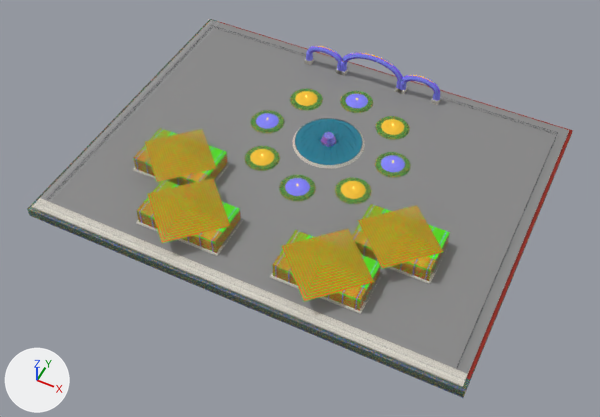
What one commit did to the glTF model assets/hero_landmarks_ultra/ultra_lm_14_vuon_hoa_tp.glb.
Before and after are seen from a 50 mm lens placed at (77.8, -164.0, 184.0), pointed at (1.8, -11.9, -6.0). Every picture has the same lights, and +X, +Y and +Z are marked at lower left. The older version comes first. Vertices at exactly the same position are counted once.

Script lines for the objects in view, before the commit:
```python
ob_botanical_granite_promenade = bpy.data.objects.new('Botanical_Granite_Promenade', me_botanical_granite_promenade)
ob_botanical_granite_promenade.location = (0.0, 0.0, 0.0)
ob_concentric_hedges_and_pines = bpy.data.objects.new('Concentric_Hedges_And_Pines', me_concentric_hedges_and_pines)
ob_concentric_hedges_and_pines.location = (0.0, 0.0, 0.0)
ob_crimson_floral_arches_and_beds = bpy.data.objects.new('Crimson_Floral_Arches_And_Beds', me_crimson_floral_arches_and_beds)
ob_crimson_floral_arches_and_beds.location = (0.0, 0.0, 0.0)
ob_fountain_basin_and_jets = bpy.data.objects.new('Fountain_Basin_And_Jets', me_fountain_basin_and_jets)
ob_fountain_basin_and_jets.location = (0.0, 0.0, 0.0)
ob_orchid_greenhouse_glass = bpy.data.objects.new('Orchid_Greenhouse_Glass', me_orchid_greenhouse_glass)
ob_orchid_greenhouse_glass.location = (0.0, 0.0, 0.0)
# also in view: 'Golden_Floral_Tapestry' at (0.0, 19.6, 6.3); 'FoundationSkirt_Minus3m' at (0.0, 0.0, -1.5); 'Botanical_Fence_And_Balustrades' at (0.0, 0.0, 1.1)
```
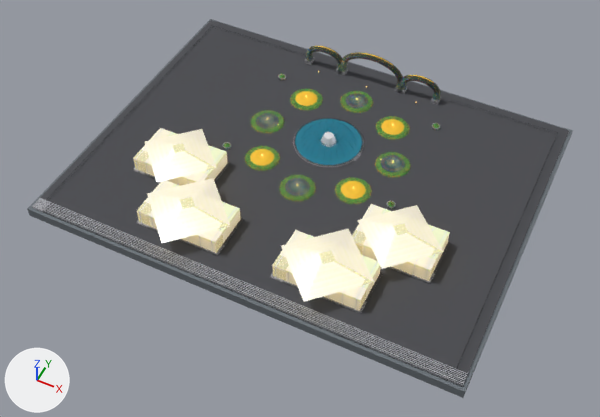
Changed parts and their boxes (x1, y1, x2, y2) in the pictures (600 x 417 px):
'Orchid_Greenhouse_Glass', surface changed, recoloured (yellow to white)
    both: (133, 128, 450, 311)
'Concentric_Hedges_And_Pines', surface changed
    both: (244, 89, 411, 204)
'Crimson_Floral_Arches_And_Beds', surface changed
    both: (256, 46, 440, 196)
part 1 of me_botanical_granite_promenade, recoloured (darker)
    both: (32, 20, 569, 387)

What changed in the scene script:
```text
Add img_image_14:
    img_image_14 = load_image('Image_14', '_unpacked/Image_14', 1024, 1024, 'Non-Color')
Add img_image_12:
    img_image_12 = load_image('Image_12', '_unpacked/Image_12', 1024, 1024, 'sRGB')
Add img_image_13:
    img_image_13 = load_image('Image_13', '_unpacked/Image_13', 1024, 1024, 'Non-Color')
Add img_image_6:
    img_image_6 = load_image('Image_6', '_unpacked/Image_6', 1024, 1024, 'Non-Color')
Add img_image_10:
    img_image_10 = load_image('Image_10', '_unpacked/Image_10', 1024, 1024, 'Non-Color')
Add img_image_9:
    img_image_9 = load_image('Image_9', '_unpacked/Image_9', 1024, 1024, 'Non-Color')
Add img_image_8:
    img_image_8 = load_image('Image_8', '_unpacked/Image_8', 1024, 1024, 'sRGB')
Add mat_pbr1024_orchid_conservatory_glass_blend085:
    mat_pbr1024_orchid_conservatory_glass_blend085 = bpy.data.materials.new('PBR1024_Orchid_Conservatory_Glass_Blend085')
    # colours: yellow #b39e6a
    # uses the picture img_image_12
    # uses the picture img_image_13
    # uses the picture img_image_14
Add mat_pbr1024_floralarch_crimson_blossoms:
    mat_pbr1024_floralarch_crimson_blossoms = bpy.data.materials.new('PBR1024_FloralArch_Crimson_Blossoms')
    # uses the picture img_image_4
    # uses the picture img_image_5
    # uses the picture img_image_6
Add mat_pbr1024_botanical_promenade_wetgranite:
    mat_pbr1024_botanical_promenade_wetgranite = bpy.data.materials.new('PBR1024_Botanical_Promenade_WetGranite')
    # uses the picture img_image_10
    # uses the picture img_image_8
    # uses the picture img_image_9
Change me_botanical_granite_promenade:
    used by ob_botanical_granite_promenade; location = (0.0, 0.0, 0.0)
    remove me_botanical_granite_promenade.from_pydata(...)  # 152 vertices, 174 faces; spans x -67.0..67.0, y -52.0..52.0, z 0.0..1.9
    add me_botanical_granite_promenade.from_pydata(...)  # 252 vertices, 318 faces; spans x -67.0..67.0, y -52.0..52.0, z 0.0..1.9
    me_botanical_granite_promenade part 1: 174 faces spanning x -67.0..67.0, y -52.0..52.0, z 0.0..1.9 switch from mat_botanical_promenade_granite (picture img_image_3) to mat_pbr1024_botanical_promenade_wetgranite
    edits to the shape of me_botanical_granite_promenade do not show in these pictures
Change me_crimson_floral_arches_and_beds:
    used by ob_crimson_floral_arches_and_beds; location = (0.0, 0.0, 0.0)
    remove me_crimson_floral_arches_and_beds.from_pydata(...)  # 896 vertices, 1584 faces; spans x -25.8..25.8, y -13.7..47.2, z 0.9..11.5
    add me_crimson_floral_arches_and_beds.from_pydata(...)  # 1036 vertices, 1778 faces; spans x -29.4..29.4, y -13.7..47.2, z 0.5..11.5
    me_crimson_floral_arches_and_beds part 2: 1584 faces spanning x -25.8..25.8, y -13.7..47.2, z 0.9..11.5 switch from mat_floralarch_crimson_and_rose_blossoms (picture img_image_1) to mat_pbr1024_floralarch_crimson_blossoms
    edits to the shape of me_crimson_floral_arches_and_beds do not show in these pictures
Change me_orchid_greenhouse_glass:
    where me_orchid_greenhouse_glass.from_pydata(...)  # 68 vertices, 88 faces; spans x -49.0..49.0, y -50.0..-5.0, z 0.9..8.6
    remove me_orchid_greenhouse_glass.materials.append(mat_orchid_conservatory_glass_blend085)
    add me_orchid_greenhouse_glass.materials.append(mat_pbr1024_orchid_conservatory_glass_blend085)
```
